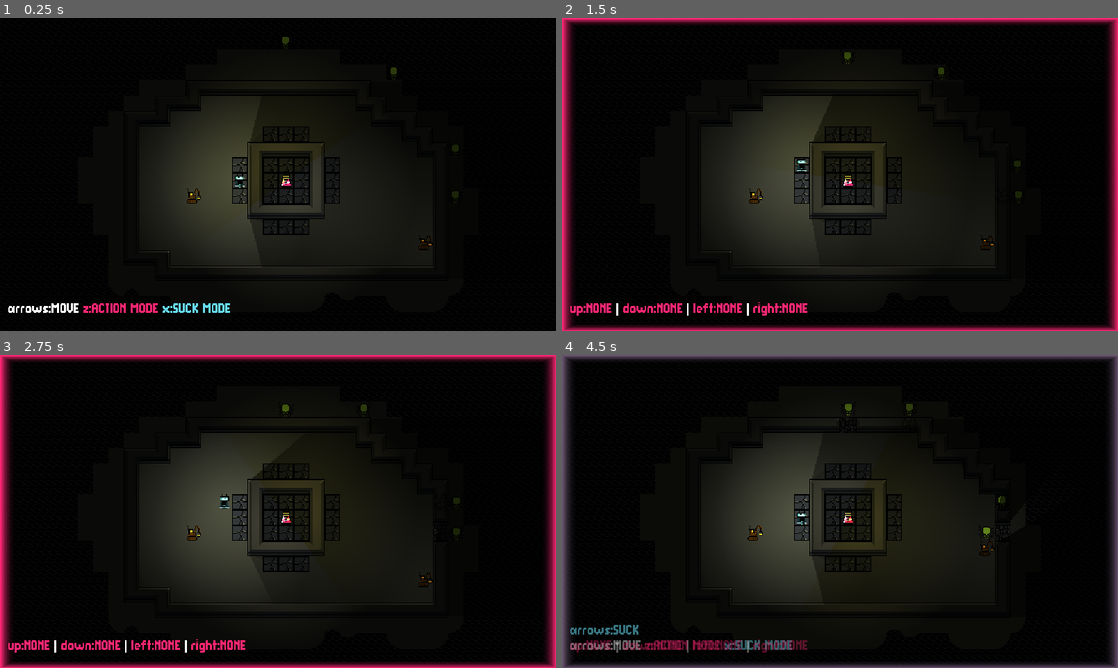
Above: before the commit, frames 1-4 (two rows, left to right).
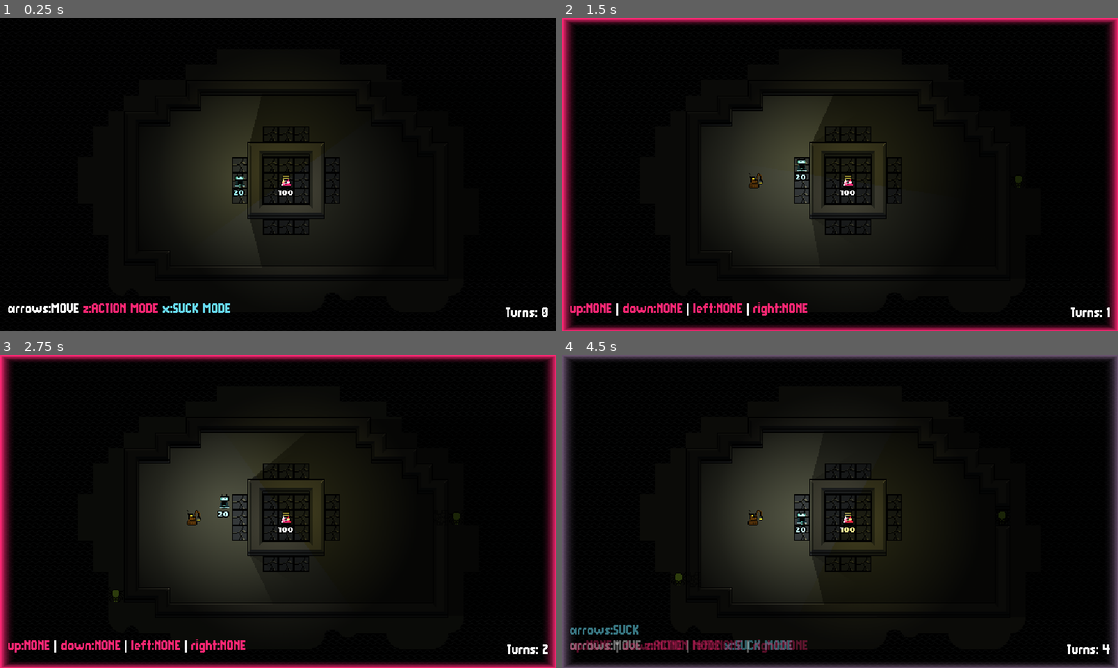
Above: after the commit, the same moments.

Repository: nuzcraft/stunning-barnacle
Game: Godot game, scene res://scenes/world.tscn
Two runs of this game, one before a commit and one after it. Both use one fixed random seed, a clock stepped at 60 frames per second and the inputs below.
Inputs:
- Up to frame 1 (0.25 s): no input
- Up to frame 2 (1.5 s): hold Up (up) from 0.53 s (still down); tap Z (action) at 0.6 s; tap X (suck) at 0.8, 1.35 s; tap Enter at 1.25 s
- Up to frame 3 (2.75 s): tap Z (action) at 1.55, 2.1 s; release Up (up) at 2.03 s; hold Left (left) from 2.03 s (still down); tap X (suck) at 2.3 s
- Up to frame 4 (4.5 s): tap Space at 2.75 s; tap X (suck) at 2.85, 3.8, 4.35 s; tap Z (action) at 3.05, 3.6 s; release Left (left) at 3.53 s; hold Down (down) 3.53-4.28 s; tap Escape (escape) at 4.15 s; hold Right (right) from 4.28 s (still down)

The runs differ from the first frame. In frame 1, 0.4% of the frame differs, in the area x 30-99%, y 6-96%; in frame 2, 0.5%; in frame 3, 0.5%; in frame 4, 0.6%, in the area x 20-99%, y 15-96%.

Commit message:
added enemy spawning and pause menu

Diff:
--- a/scenes/actor/actor.gd
+++ b/scenes/actor/actor.gd
@@ -4,6 +4,8 @@
 signal died
 
 @onready var animated_sprite_2d: AnimatedSprite2D = $AnimatedSprite2D
+@onready var health_label: Label = $AnimatedSprite2D/HealthLabel
+
 @export var health: int = 3
 @export var target_radius: int = 3
 @export var action = {"up": "NONE"
@@ -22,6 +24,7 @@
 # Called every frame. 'delta' is the elapsed time since the previous frame.
 func _process(delta: float) -> void:
 	animated_sprite_2d.position = animated_sprite_2d.position.move_toward(Vector2.ZERO, 100.0*delta)
+	health_label.text = str(health)
 
 func move(vector: Vector2) -> void:
 	position += vector * tilesize
--- a/scenes/actor/actor.tscn
+++ b/scenes/actor/actor.tscn
@@ -1,8 +1,9 @@
-[gd_scene load_steps=9 format=3 uid="uid://erglwxl3erat"]
+[gd_scene load_steps=11 format=3 uid="uid://erglwxl3erat"]
 
 [ext_resource type="Script" path="res://scenes/actor/actor.gd" id="1_7x5nb"]
 [ext_resource type="Texture2D" uid="uid://cberwt5g1yhv0" path="res://assets/sprites/tiles.png" id="1_bo2kj"]
 [ext_resource type="Texture2D" uid="uid://dvwuhqnsfxwp6" path="res://assets/sprites/2d_lights_and_shadows_neutral_point_light.webp" id="3_xland"]
+[ext_resource type="FontFile" uid="uid://dohiw5o2agkwj" path="res://assets/fonts/Not Jam Chunky Sans 6/NotJamChunkySans.ttf" id="4_kxmdd"]
 
 [sub_resource type="AtlasTexture" id="AtlasTexture_axegb"]
 atlas = ExtResource("1_bo2kj")
@@ -40,6 +41,13 @@
 "speed": 3.0
 }]
 
+[sub_resource type="LabelSettings" id="LabelSettings_0kssk"]
+line_spacing = 0.0
+font = ExtResource("4_kxmdd")
+font_size = 6
+outline_size = 4
+outline_color = Color(0, 0, 0, 1)
+
 [node name="Actor" type="Node2D" groups=["actors"]]
 script = ExtResource("1_7x5nb")
 
@@ -48,6 +56,19 @@
 autoplay = "default"
 frame_progress = 0.349858
 
+[node name="HealthLabel" type="Label" parent="AnimatedSprite2D"]
+anchors_preset = 5
+anchor_left = 0.5
+anchor_right = 0.5
+offset_left = -28.0
+offset_right = 12.0
+offset_bottom = 16.0
+grow_horizontal = 2
+text = "10"
+label_settings = SubResource("LabelSettings_0kssk")
+horizontal_alignment = 1
+vertical_alignment = 2
+
 [node name="PointLight2D" type="PointLight2D" parent="."]
 shadow_enabled = true
 texture = ExtResource("3_xland")
--- a/scenes/actor/builder.tscn
+++ b/scenes/actor/builder.tscn
@@ -42,5 +42,8 @@
 sprite_frames = SubResource("SpriteFrames_tj4sq")
 frame_progress = 0.14593
 
+[node name="HealthLabel" parent="AnimatedSprite2D" index="0"]
+visible = false
+
 [node name="PointLight2D" parent="." index="1"]
 energy = 0.5
--- a/scenes/actor/enemy.tscn
+++ b/scenes/actor/enemy.tscn
@@ -41,6 +41,9 @@
 sprite_frames = SubResource("SpriteFrames_gq0m2")
 frame_progress = 0.179509
 
+[node name="HealthLabel" parent="AnimatedSprite2D" index="0"]
+visible = false
+
 [node name="PointLight2D" parent="." index="1"]
 enabled = false
 energy = 0.5
--- a/scenes/actor/hero.tscn
+++ b/scenes/actor/hero.tscn
@@ -5,7 +5,7 @@
 
 [node name="Hero" instance=ExtResource("1_22bps")]
 script = ExtResource("2_wvq1n")
-health = 10
+health = 20
 
 [node name="AnimatedSprite2D" parent="." index="0"]
 modulate = Color(0.4, 0.85098, 0.937255, 1)
--- a/scenes/actor/lighthouse.gd
+++ b/scenes/actor/lighthouse.gd
@@ -4,9 +4,9 @@
 
 # Called when the node enters the scene tree for the first time.
 func _ready() -> void:
-	pass # Replace with function body.
+	super._ready()
 
 
 # Called every frame. 'delta' is the elapsed time since the previous frame.
 func _process(delta: float) -> void:
-	pass
+	super._process(delta)
--- a/scenes/actor/lighthouse.tscn
+++ b/scenes/actor/lighthouse.tscn
@@ -19,8 +19,9 @@
 "speed": 3.0
 }]
 
-[node name="Lighthouse" instance=ExtResource("1_g1gia")]
+[node name="Lighthouse" groups=["lighthouses"] instance=ExtResource("1_g1gia")]
 script = ExtResource("2_uvfcj")
+health = 100
 
 [node name="AnimatedSprite2D" parent="." index="0"]
 light_mask = 5
--- a/scenes/world.gd
+++ b/scenes/world.gd
@@ -7,8 +7,16 @@
 @onready var action_control: Control = $Overlay/ActionControl
 @onready var suck_control: Control = $Overlay/SuckControl
 @onready var lighthouse: Lighthouse = $Lighthouse
+@onready var builder_spawners: Node = $BuilderSpawners
+@onready var enemy_spawners: Node = $EnemySpawners
+@onready var turn_label: Label = $Overlay/TurnLabel
+@onready var pause_and_game_over: CanvasLayer = $PauseAndGameOver
+@onready var resume_button: Button = $PauseAndGameOver/VBoxContainer/HBoxContainer/ResumeButton
+@onready var game_over_label: Label = $PauseAndGameOver/VBoxContainer/GameOverLabel
 
 const SUCK_EFFECT = preload("res://scenes/effects/suck.tscn")
+const BUILDER = preload("res://scenes/actor/builder.tscn")
+const ENEMY = preload("res://scenes/actor/enemy.tscn")
 
 var tilesize = 16
 var astar_grid = AStarGrid2D.new()
@@ -24,9 +32,19 @@
 }
 var gamestate = MOVING
 var turn_taken = false
+var num_turns = -1
+var builders_to_spawn = 0
+
+var enemy_spawn_base_multiplier = 1.5
+var enemy_spawn_base = 2
+var enemies_to_spawn = 0
+var turns_till_enemy_spawn = 0
+
+var paused = false
 
 # Called when the node enters the scene tree for the first time.
 func _ready() -> void:
+	randomize()
 	prep_astar_grids()
 	for enemy in get_tree().get_nodes_in_group("enemies"):
 		enemy.target = tile_map.local_to_map(lighthouse.position)
@@ -34,10 +52,13 @@
 	for builder in get_tree().get_nodes_in_group("builders"):
 		builder.target = tile_map.nearest_broken_wall(tile_map.local_to_map(builder.position), builder.target_radius)
 		builder.died.connect(_on_actor_died)
+	for lighthouse in get_tree().get_nodes_in_group("lighthouses"):
+		lighthouse.died.connect(_on_actor_died)
 	hero.died.connect(_on_actor_died)
 
 # Called every frame. 'delta' is the elapsed time since the previous frame.
 func _process(delta: float) -> void:
+	set_turn_label()
 	if not turn_taken:
 		match gamestate:
 			MOVING:
@@ -47,6 +68,7 @@
 			SUCK:
 				hero_suck()
 	if turn_taken:
+		# do things
 		for builder in get_tree().get_nodes_in_group("builders"):
 			var builder_coords = tile_map.local_to_map(builder.position)
 			var path: Array[Vector2i] = astar_grid_2.get_id_path(builder_coords, builder.target)
@@ -63,6 +85,24 @@
 					try_build(builder, vector)
 				else:
 					try_move(builder, vector)
+		# spawn stuff
+		if num_turns % 15 == 0 and (get_tree().get_nodes_in_group("builders").size() + builders_to_spawn) < 4:
+			builders_to_spawn += 1
+		if builders_to_spawn > 0:
+			try_spawn_builder()
+
+		if get_tree().get_nodes_in_group("enemies").size() == 0 and enemies_to_spawn == 0:
+			if turns_till_enemy_spawn == 0:
+				enemies_to_spawn = enemy_spawn_base
+				enemy_spawn_base = ceili(enemy_spawn_base * enemy_spawn_base_multiplier)
+				enemy_spawn_base_multiplier = max(enemy_spawn_base_multiplier - 0.1, 1.1)
+				turns_till_enemy_spawn = 10
+				hero.health = 20
+			else:
+				turns_till_enemy_spawn -= 1
+		if enemies_to_spawn > 0:
+			try_spawn_enemy()
+		# set target
 		for builder in get_tree().get_nodes_in_group("builders"):
 			builder.target = tile_map.nearest_broken_wall(tile_map.local_to_map(builder.position), builder.target_radius)
 		for enemy in get_tree().get_nodes_in_group("enemies"):
@@ -73,7 +113,8 @@
 					try_move(enemy, vector)
 		for enemy: Actor in get_tree().get_nodes_in_group("enemies"):
 			if enemy.position.distance_to(hero.position) < enemy.target_radius * tilesize:
-				enemy.target = tile_map.local_to_map(hero.position)
+				if enemy.position.distance_to(hero.position) <= enemy.position.distance_to(lighthouse.position):
+					enemy.target = tile_map.local_to_map(hero.position)
 			else:
 				enemy.target = tile_map.local_to_map(lighthouse.position)
 		turn_taken = false
@@ -120,6 +161,9 @@
 	hbox.get_node("downLabel").text = "down:" + hero.action["down"]
 	hbox.get_node("leftLabel").text = "left:" + hero.action["left"]
 	hbox.get_node("rightLabel").text = "right:" + hero.action["right"]
+
+func set_turn_label() -> void:
+	turn_label.text = "Turns: " + str(num_turns + 1)
 
 func try_build(actor: Actor, vector: Vector2) -> bool:
 	var destination = actor.position + (vector * tilesize)
@@ -172,27 +216,40 @@
 				astar_grid_2.set_point_solid(Vector2(x, y))
 
 func hero_moving():
-	if Input.is_action_just_pressed("up"):
-		turn_taken = try_move(hero, Vector2(0, -1))
-	if Input.is_action_just_pressed("down"):
-		turn_taken = try_move(hero, Vector2(0, 1))
-	if Input.is_action_just_pressed("left"):
-		turn_taken = try_move(hero, Vector2(-1, 0))
-	if Input.is_action_just_pressed("right"):
-		turn_taken = try_move(hero, Vector2(1, 0))
-	if Input.is_action_just_pressed("action"):
-		gamestate = ACTION
-		border_gradient_alpha(1.0)
-		border_gradient_color(magenta)
-		move_control_alpha(0.0)
-		action_control_alpha(1.0)
-	if Input.is_action_just_pressed("suck"):
-		gamestate = SUCK
-		border_gradient_alpha(1.0)
-		border_gradient_color(blue)
-		move_control_alpha(0.0)
-		suck_control_alpha(1.0)
-		action_control_alpha(0.5)
+	if not paused:
+		if Input.is_action_just_pressed("up"):
+			turn_taken = try_move(hero, Vector2(0, -1))
+		if Input.is_action_just_pressed("down"):
+			turn_taken = try_move(hero, Vector2(0, 1))
+		if Input.is_action_just_pressed("left"):
+			turn_taken = try_move(hero, Vector2(-1, 0))
+		if Input.is_action_just_pressed("right"):
+			turn_taken = try_move(hero, Vector2(1, 0))
+		if Input.is_action_just_pressed("action"):
+			gamestate = ACTION
+			border_gradient_alpha(1.0)
+			border_gradient_color(magenta)
+			move_control_alpha(0.0)
+			action_control_alpha(1.0)
+		if Input.is_action_just_pressed("suck"):
+			gamestate = SUCK
+			border_gradient_alpha(1.0)
+			border_gradient_color(blue)
+			move_control_alpha(0.0)
+			suck_control_alpha(1.0)
+			action_control_alpha(0.5)
+		if turn_taken:
+			num_turns += 1
+	if Input.is_action_just_pressed("escape"):
+		if paused == false:
+			paused = true
+			pause_and_game_over.show()
+			game_over_label.hide()
+			resume_button.show()
+		else:
+			paused = false
+			pause_and_game_over.hide()
+
 
 func hero_action():
 	if Input.is_action_just_pressed("up"):
@@ -225,6 +282,8 @@
 		border_gradient_alpha(0.0)
 		move_control_alpha(1.0)
 		action_control_alpha(0.0)
+	if turn_taken:
+		num_turns += 1
 
 func hero_suck():
 	if Input.is_action_just_pressed("up"):
@@ -262,6 +321,8 @@
 		move_control_alpha(1.0)
 		suck_control_alpha(0.0)
 		action_control_alpha(0.0)
+	if turn_taken:
+		num_turns += 1
 
 func take_action(actor: Actor, action: String, vector: Vector2) -> bool:
 	if action == "ATTACK":
@@ -274,7 +335,7 @@
 	var destination = actor.position + (vector * tilesize)
 	var coords = tile_map.local_to_map(destination)
 	for act: Actor in get_tree().get_nodes_in_group("actors"):
-		if actor != act:
+		if actor != act and not act is Lighthouse:
 			var act_coords = tile_map.local_to_map(act.position)
 			if act_coords == coords and act.health <= 3:
 				actor.action[action_slot] = act.suck_action
@@ -288,12 +349,48 @@
 				elif vector == Vector2(-1, 0):
 					suck_effect.rotation_degrees = 270
 				add_child(suck_effect)
+				if act is Builder:
+					actor.health += 1
 				act.die()
 				return true
 	return false
 
 func _on_actor_died(actor: Actor) -> void:
 	await get_tree().process_frame
-	if actor == hero:
-		get_tree().reload_current_scene()
+	if actor == hero or actor is Lighthouse:
+		pause_and_game_over.show()
+		game_over_label.show()
+		resume_button.hide()
 	actor.queue_free()
+
+func try_spawn_builder() -> void:
+	var spawner = builder_spawners.get_children().pick_random()
+	for actor in get_tree().get_nodes_in_group("actors"):
+		if actor.position == spawner.position:
+			return
+	var builder = BUILDER.instantiate()
+	builder.position = spawner.position
+	add_child(builder)
+	builder.died.connect(_on_actor_died)
+	builders_to_spawn -= 1
+
+func try_spawn_enemy() -> void:
+	var spawner = enemy_spawners.get_children().pick_random()
+	for actor in get_tree().get_nodes_in_group("actors"):
+		if actor.position == spawner.position:
+			return
+	var enemy = ENEMY.instantiate()
+	enemy.position = spawner.position
+	add_child(enemy)
+	enemy.died.connect(_on_actor_died)
+	enemies_to_spawn -= 1
+
+func _on_restart_button_pressed() -> void:
+	get_tree().reload_current_scene()
+
+func _on_quit_button_pressed() -> void:
+	get_tree().quit()
+
+func _on_resume_button_pressed() -> void:
+	pause_and_game_over.hide()
+	paused = false
--- a/scenes/world.tscn
+++ b/scenes/world.tscn
@@ -6,8 +6,6 @@
 [ext_resource type="Texture2D" uid="uid://d0hobivjgsatg" path="res://assets/sprites/shapes_trans.png" id="3_pvgen"]
 [ext_resource type="Script" path="res://scenes/world_tilemap.gd" id="5_6mopx"]
 [ext_resource type="PackedScene" uid="uid://x3ksamkvkl13" path="res://scenes/actor/hero.tscn" id="5_g5gmo"]
-[ext_resource type="PackedScene" uid="uid://5hktlxx467jw" path="res://scenes/actor/enemy.tscn" id="7_hy4x3"]
-[ext_resource type="PackedScene" uid="uid://brb2ai6sro7k4" path="res://scenes/actor/builder.tscn" id="8_rg1ba"]
 [ext_resource type="Texture2D" uid="uid://dvwuhqnsfxwp6" path="res://assets/sprites/2d_lights_and_shadows_neutral_point_light.webp" id="9_6jos7"]
 [ext_resource type="PackedScene" uid="uid://cki5el3yru0v0" path="res://scenes/actor/lighthouse.tscn" id="9_mlw7q"]
 
@@ -251,6 +249,97 @@
 fill = 2
 fill_from = Vector2(0.5, 0.5)
 
+[sub_resource type="Animation" id="Animation_5j6q7"]
+length = 0.001
+tracks/0/type = "value"
+tracks/0/imported = false
+tracks/0/enabled = true
+tracks/0/path = NodePath("Lighthouse/LightOccluder2D:rotation")
+tracks/0/interp = 1
+tracks/0/loop_wrap = true
+tracks/0/keys = {
+"times": PackedFloat32Array(0),
+"transitions": PackedFloat32Array(1),
+"update": 0,
+"values": [0.0]
+}
+tracks/1/type = "value"
+tracks/1/imported = false
+tracks/1/enabled = true
+tracks/1/path = NodePath("DirectionalLight2D:rotation")
+tracks/1/interp = 1
+tracks/1/loop_wrap = true
+tracks/1/keys = {
+"times": PackedFloat32Array(0),
+"transitions": PackedFloat32Array(1),
+"update": 0,
+"values": [-1.5708]
+}
+tracks/2/type = "value"
+tracks/2/imported = false
+tracks/2/enabled = true
+tracks/2/path = NodePath("DirectionalLight2D:color")
+tracks/2/interp = 1
+tracks/2/loop_wrap = true
+tracks/2/keys = {
+"times": PackedFloat32Array(0),
+"transitions": PackedFloat32Array(1),
+"update": 0,
+"values": [Color(1, 1, 1, 1)]
+}
+tracks/3/type = "value"
+tracks/3/imported = false
+tracks/3/enabled = true
+tracks/3/path = NodePath("DirectionalLight2D:energy")
+tracks/3/interp = 1
+tracks/3/loop_wrap = true
+tracks/3/keys = {
+"times": PackedFloat32Array(0),
+"transitions": PackedFloat32Array(1),
+"update": 0,
+"values": [0.1]
+}
+
+[sub_resource type="Animation" id="Animation_j8lt2"]
+resource_name = "day_night"
+length = 300.0
+tracks/0/type = "value"
+tracks/0/imported = false
+tracks/0/enabled = true
+tracks/0/path = NodePath("DirectionalLight2D:rotation")
+tracks/0/interp = 1
+tracks/0/loop_wrap = true
+tracks/0/keys = {
+"times": PackedFloat32Array(0, 299.2),
+"transitions": PackedFloat32Array(-2, -2),
+"update": 0,
+"values": [-1.5708, 4.71239]
+}
+tracks/1/type = "value"
+tracks/1/imported = false
+tracks/1/enabled = true
+tracks/1/path = NodePath("DirectionalLight2D:color")
+tracks/1/interp = 1
+tracks/1/loop_wrap = true
+tracks/1/keys = {
+"times": PackedFloat32Array(0, 26.7, 61.1, 129.1, 155.4, 299.2),
+"transitions": PackedFloat32Array(-2, -2, -2, -2, -2, -2),
+"update": 0,
+"values": [Color(1, 1, 1, 1), Color(0.992157, 0.592157, 0.121569, 1), Color(0.901961, 0.858824, 0.454902, 1), Color(0.976471, 0.14902, 0.447059, 1), Color(0.972549, 0.972549, 0.94902, 1), Color(1, 1, 1, 1)]
+}
+tracks/2/type = "value"
+tracks/2/imported = false
+tracks/2/enabled = true
+tracks/2/path = NodePath("DirectionalLight2D:energy")
+tracks/2/interp = 1
+tracks/2/loop_wrap = true
+tracks/2/keys = {
+"times": PackedFloat32Array(0.7, 49.1, 109.4, 149.4, 300),
+"transitions": PackedFloat32Array(1, 1, 1, 1, 1),
+"update": 0,
+"values": [0.1, 0.25, 0.25, 0.1, 0.1]
+}
+
 [sub_resource type="Animation" id="Animation_o4s8n"]
 resource_name = "spin_light_occluder"
 length = 10.0
@@ -266,97 +355,6 @@
 "transitions": PackedFloat32Array(1, 1),
 "update": 0,
 "values": [0.0, 6.28319]
-}
-
-[sub_resource type="Animation" id="Animation_5j6q7"]
-length = 0.001
-tracks/0/type = "value"
-tracks/0/imported = false
-tracks/0/enabled = true
-tracks/0/path = NodePath("Lighthouse/LightOccluder2D:rotation")
-tracks/0/interp = 1
-tracks/0/loop_wrap = true
-tracks/0/keys = {
-"times": PackedFloat32Array(0),
-"transitions": PackedFloat32Array(1),
-"update": 0,
-"values": [0.0]
-}
-tracks/1/type = "value"
-tracks/1/imported = false
-tracks/1/enabled = true
-tracks/1/path = NodePath("DirectionalLight2D:rotation")
-tracks/1/interp = 1
-tracks/1/loop_wrap = true
-tracks/1/keys = {
-"times": PackedFloat32Array(0),
-"transitions": PackedFloat32Array(1),
-"update": 0,
-"values": [-1.5708]
-}
-tracks/2/type = "value"
-tracks/2/imported = false
-tracks/2/enabled = true
-tracks/2/path = NodePath("DirectionalLight2D:color")
-tracks/2/interp = 1
-tracks/2/loop_wrap = true
-tracks/2/keys = {
-"times": PackedFloat32Array(0),
-"transitions": PackedFloat32Array(1),
-"update": 0,
-"values": [Color(1, 1, 1, 1)]
-}
-tracks/3/type = "value"
-tracks/3/imported = false
-tracks/3/enabled = true
-tracks/3/path = NodePath("DirectionalLight2D:energy")
-tracks/3/interp = 1
-tracks/3/loop_wrap = true
-tracks/3/keys = {
-"times": PackedFloat32Array(0),
-"transitions": PackedFloat32Array(1),
-"update": 0,
-"values": [0.1]
-}
-
-[sub_resource type="Animation" id="Animation_j8lt2"]
-resource_name = "day_night"
-length = 300.0
-tracks/0/type = "value"
-tracks/0/imported = false
-tracks/0/enabled = true
-tracks/0/path = NodePath("DirectionalLight2D:rotation")
-tracks/0/interp = 1
-tracks/0/loop_wrap = true
-tracks/0/keys = {
-"times": PackedFloat32Array(0, 299.2),
-"transitions": PackedFloat32Array(-2, -2),
-"update": 0,
-"values": [-1.5708, 4.71239]
-}
-tracks/1/type = "value"
-tracks/1/imported = false
-tracks/1/enabled = true
-tracks/1/path = NodePath("DirectionalLight2D:color")
-tracks/1/interp = 1
-tracks/1/loop_wrap = true
-tracks/1/keys = {
-"times": PackedFloat32Array(0, 26.7, 61.1, 129.1, 155.4, 299.2),
-"transitions": PackedFloat32Array(-2, -2, -2, -2, -2, -2),
-"update": 0,
-"values": [Color(1, 1, 1, 1), Color(0.992157, 0.592157, 0.121569, 1), Color(0.901961, 0.858824, 0.454902, 1), Color(0.976471, 0.14902, 0.447059, 1), Color(0.972549, 0.972549, 0.94902, 1), Color(1, 1, 1, 1)]
-}
-tracks/2/type = "value"
-tracks/2/imported = false
-tracks/2/enabled = true
-tracks/2/path = NodePath("DirectionalLight2D:energy")
-tracks/2/interp = 1
-tracks/2/loop_wrap = true
-tracks/2/keys = {
-"times": PackedFloat32Array(0.7, 49.1, 109.4, 149.4, 300),
-"transitions": PackedFloat32Array(1, 1, 1, 1, 1),
-"update": 0,
-"values": [0.1, 0.25, 0.25, 0.1, 0.1]
 }
 
 [sub_resource type="AnimationLibrary" id="AnimationLibrary_qrcnb"]
@@ -385,25 +383,63 @@
 script = ExtResource("5_6mopx")
 
 [node name="Hero" parent="." instance=ExtResource("5_g5gmo")]
+z_index = 10
 position = Vector2(248, 168)
 
-[node name="Enemy" parent="." instance=ExtResource("7_hy4x3")]
-position = Vector2(472, 184)
-
-[node name="Enemy2" parent="." instance=ExtResource("7_hy4x3")]
+[node name="BuilderSpawners" type="Node" parent="."]
+
+[node name="BuilderSpawner" type="Node2D" parent="BuilderSpawners"]
+position = Vector2(200, 168)
+
+[node name="BuilderSpawner2" type="Node2D" parent="BuilderSpawners"]
+position = Vector2(408, 168)
+
+[node name="EnemySpawners" type="Node" parent="."]
+
+[node name="EnemySpawner" type="Node2D" parent="EnemySpawners"]
 position = Vector2(296, 24)
 
-[node name="Enemy3" parent="." instance=ExtResource("7_hy4x3")]
+[node name="EnemySpawner2" type="Node2D" parent="EnemySpawners"]
+position = Vector2(360, 40)
+
+[node name="EnemySpawner3" type="Node2D" parent="EnemySpawners"]
 position = Vector2(408, 56)
 
-[node name="Enemy4" parent="." instance=ExtResource("7_hy4x3")]
-position = Vector2(472, 136)
-
-[node name="Builder" parent="." instance=ExtResource("8_rg1ba")]
-position = Vector2(200, 184)
-
-[node name="Builder2" parent="." instance=ExtResource("8_rg1ba")]
-position = Vector2(440, 232)
+[node name="EnemySpawner4" type="Node2D" parent="EnemySpawners"]
+position = Vector2(472, 104)
+
+[node name="EnemySpawner5" type="Node2D" parent="EnemySpawners"]
+position = Vector2(488, 168)
+
+[node name="EnemySpawner6" type="Node2D" parent="EnemySpawners"]
+position = Vector2(488, 232)
+
+[node name="EnemySpawner7" type="Node2D" parent="EnemySpawners"]
+position = Vector2(488, 280)
+
+[node name="EnemySpawner8" type="Node2D" parent="EnemySpawners"]
+position = Vector2(408, 312)
+
+[node name="EnemySpawner9" type="Node2D" parent="EnemySpawners"]
+position = Vector2(360, 296)
+
+[node name="EnemySpawner10" type="Node2D" parent="EnemySpawners"]
+position = Vector2(216, 312)
+
+[node name="EnemySpawner11" type="Node2D" parent="EnemySpawners"]
+position = Vector2(136, 72)
+
+[node name="EnemySpawner13" type="Node2D" parent="EnemySpawners"]
+position = Vector2(88, 136)
+
+[node name="EnemySpawner14" type="Node2D" parent="EnemySpawners"]
+position = Vector2(88, 200)
+
+[node name="EnemySpawner15" type="Node2D" parent="EnemySpawners"]
+position = Vector2(104, 248)
+
+[node name="EnemySpawner12" type="Node2D" parent="EnemySpawners"]
+position = Vector2(184, 56)
 
 [node name="Lighthouse" parent="." instance=ExtResource("9_mlw7q")]
 position = Vector2(296, 168)
@@ -546,6 +582,74 @@
 layout_mode = 2
 text = "arrows:SUCK"
 
+[node name="TurnLabel" type="Label" parent="Overlay"]
+anchors_preset = 3
+anchor_left = 1.0
+anchor_top = 1.0
+anchor_right = 1.0
+anchor_bottom = 1.0
+offset_left = -48.0
+offset_top = -28.0
+offset_right = -8.0
+offset_bottom = -12.0
+grow_horizontal = 0
+grow_vertical = 0
+size_flags_horizontal = 10
+text = "Turns: 0"
+horizontal_alignment = 2
+
+[node name="PauseAndGameOver" type="CanvasLayer" parent="."]
+visible = false
+
+[node name="ColorRect" type="ColorRect" parent="PauseAndGameOver"]
+anchors_preset = 15
+anchor_right = 1.0
+anchor_bottom = 1.0
+grow_horizontal = 2
+grow_vertical = 2
+color = Color(0.4, 0.85098, 0.937255, 0.392157)
+
+[node name="VBoxContainer" type="VBoxContainer" parent="PauseAndGameOver"]
+anchors_preset = 8
+anchor_left = 0.5
+anchor_top = 0.5
+anchor_right = 0.5
+anchor_bottom = 0.5
+offset_left = -66.0
+offset_top = -31.5
+offset_right = 66.0
+offset_bottom = 31.5
+grow_horizontal = 2
+grow_vertical = 2
+alignment = 1
+
+[node name="GameOverLabel" type="Label" parent="PauseAndGameOver/VBoxContainer"]
+visible = false
+layout_mode = 2
+text = "Thank YOU for Playing!
+Please Try Again!
+"
+horizontal_alignment = 1
+
+[node name="HBoxContainer" type="HBoxContainer" parent="PauseAndGameOver/VBoxContainer"]
+layout_mode = 2
+size_flags_horizontal = 4
+
+[node name="ResumeButton" type="Button" parent="PauseAndGameOver/VBoxContainer/HBoxContainer"]
+layout_mode = 2
+text = "Resume
+"
+
+[node name="RestartButton" type="Button" parent="PauseAndGameOver/VBoxContainer/HBoxContainer"]
+layout_mode = 2
+size_flags_vertical = 4
+text = "Restart"
+
+[node name="QuitButton" type="Button" parent="PauseAndGameOver/VBoxContainer/HBoxContainer"]
+layout_mode = 2
+size_flags_vertical = 4
+text = "Quit"
+
 [node name="DirectionalLight2D" type="DirectionalLight2D" parent="."]
 rotation = -1.5708
 energy = 0.1
@@ -562,3 +666,7 @@
 "": SubResource("AnimationLibrary_qrcnb")
 }
 autoplay = "day_night"
+
+[connection signal="pressed" from="PauseAndGameOver/VBoxContainer/HBoxContainer/ResumeButton" to="." method="_on_resume_button_pressed"]
+[connection signal="pressed" from="PauseAndGameOver/VBoxContainer/HBoxContainer/RestartButton" to="." method="_on_restart_button_pressed"]
+[connection signal="pressed" from="PauseAndGameOver/VBoxContainer/HBoxContainer/QuitButton" to="." method="_on_quit_button_pressed"]
Not shown, added: assets/fonts/Not Jam Chunky Sans 6/Licence.txt
Binary file added: assets/fonts/Not Jam Chunky Sans 6/NotJamChunkySans.ttf
Not shown, added: assets/fonts/Not Jam Chunky Sans 6/NotJamChunkySans.ttf.import
Not shown: 1 places in scenes/world.tscn that only renumber resources
